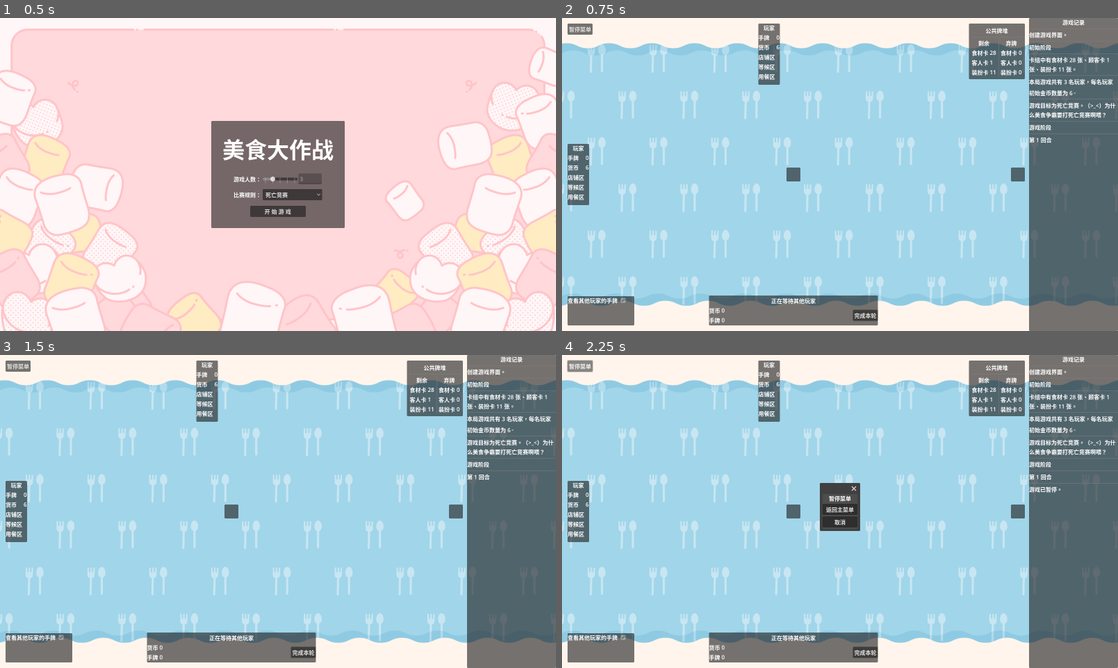
Above: before the commit, frames 1-4 (two rows, left to right).
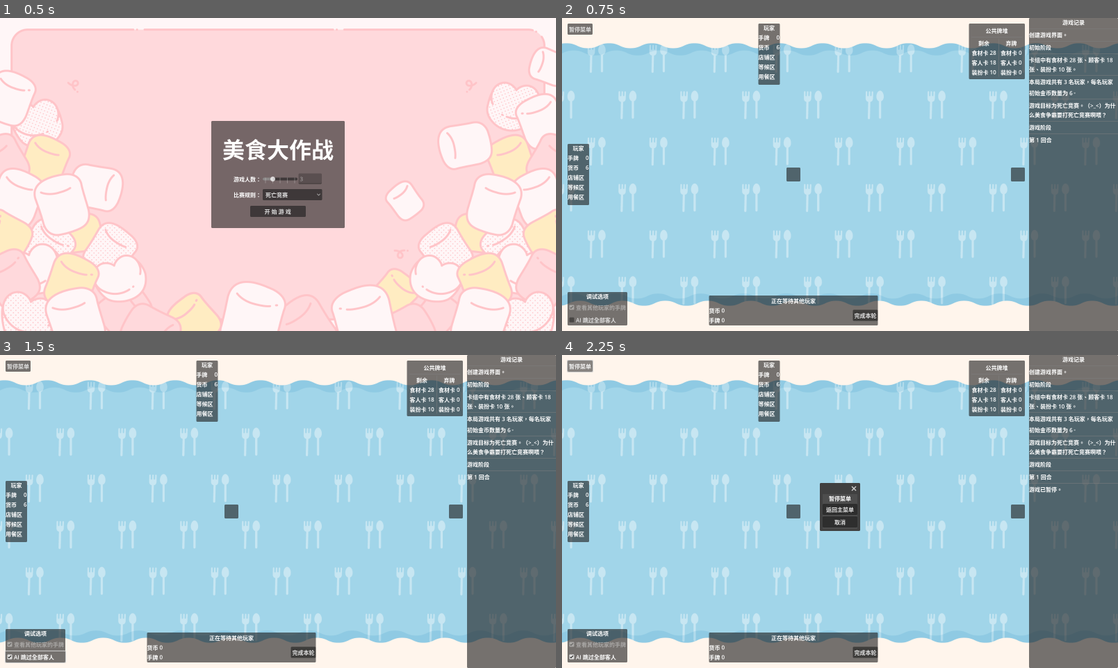
Above: after the commit, the same moments.

Repository: LautskyStudio/FoodCombat
Game: Godot game, scene res://scenes/home_screen.tscn
Same seed, same stepped clock (60 frames per second), same inputs: the game is played once before the commit and once after it.
Inputs (mouse positions are in pixels of both pictures, inside the frame that each line leads up to):
- Up to frame 1 (0.5 s): no input
- Up to frame 2 (0.75 s): click "开 始 游 戏" at 0.5 s
- Up to frame 3 (1.5 s): click (33, 655) at 1.25 s, where only the run after the commit has a clickable "AI 跳过全部客人"
- Up to frame 4 (2.25 s): click "暂停菜单" at 2 s

Frame 1 is identical in both runs. In frame 2, 0.6% of the frame differs, in the area x 1-99%, y 12-99%; in frame 3, 0.7%, in the area x 0-99%, y 12-99%; in frame 4, 0.6%.

Commit message:
制作一定数量的三种卡片

Diff:
--- a/models/card_set/card_set.gd
+++ b/models/card_set/card_set.gd
@@ -15,7 +15,7 @@
 
 	for customer in Customers.get_property_list().map(func(x): return Customers.get(x.name)):
 		if customer is Customer:
-			for i in range(randi_range(1, 3)):
+			for i in range(randi_range(6, 8)):
 				customers.append(customer.duplicate())
 
 	for decoration in Decorations.get_property_list().map(func(x): return Decorations.get(x.name)):
--- a/models/customer/customers.gd
+++ b/models/customer/customers.gd
@@ -4,6 +4,19 @@
 var 金闪闪 = Customer.new(
 	'金闪闪',
 	'掌握王之财宝的英雄王。',
-	[],
+	[Needs.金闪闪的肉拼盘],
 	[Events.五谷丰登]
 )
+
+var 上班族 = Customer.new(
+	'上班族',
+	'',
+	[Needs.米饭巨无霸, Needs.煲仔饭],
+	[]
+)
+
+var 大学生 = Customer.new(
+	'大学生',
+	'正在节食减肥的大学生',
+	[Needs.米饭, Needs.水果拼盘]
+)
--- a/models/event/events.gd
+++ b/models/event/events.gd
@@ -1,6 +1,11 @@
 @tool
 extends Node
 
+
 var 五谷丰登 := Event.new(
 	'五谷丰登',
-	'场上的每一位玩家金币+2')
+	'场上的每一位玩家金币+2',
+	func (game: PlayScreen, _player) -> void:
+		for player in game.players:
+			player.coins += 2
+)
--- a/models/need/need.gd
+++ b/models/need/need.gd
@@ -13,3 +13,8 @@
 	description = p_description
 	filter = p_filter
 	reward = p_reward
+
+
+func _set_reward(p_reward: int) -> Need:
+	reward = p_reward
+	return self
--- a/models/need/needs.gd
+++ b/models/need/needs.gd
@@ -1 +1,61 @@
 extends Node
+
+
+var 米饭 = Need.new(
+	'米饭',
+	'任意米',
+	func (materials: Array[FoodMaterial]):
+		return has_rice(materials),
+	3
+)
+
+var 米饭巨无霸 = Need.new(
+	'米饭巨无霸',
+	'任意米3份',
+	func (materials: Array[FoodMaterial]):
+		return has_rice(materials, 3),
+	3
+)
+
+var 煲仔饭 = Need.new(
+	'煲仔饭',
+	'任意米 + 任意肉类',
+	func (materials: Array[FoodMaterial]):
+		return has_rice(materials) and has_meat(materials),
+	4
+)
+
+var 金闪闪的肉拼盘 = Need.new(
+	'金闪闪的肉拼盘',
+	'猪肉 + 牛肉 + 鱼肉',
+	func (materials: Array[FoodMaterial]):
+		return has_item(materials, '猪肉') and has_item(materials, '牛肉') and has_item(materials, '鱼肉'),
+	8
+)
+
+var 水果拼盘 = Need.new(
+	'全肉拼盘',
+	'任意水果3份',
+	func (materials: Array[FoodMaterial]):
+		return has_fruit(materials, 3),
+	6
+)
+
+func has_rice(materials: Array[FoodMaterial], number := 1) -> bool:
+	return has_category_item(materials, '米', number)
+
+
+func has_meat(materials: Array[FoodMaterial], number := 1) -> bool:
+	return has_category_item(materials, '肉', number)
+
+
+func has_fruit(materials: Array[FoodMaterial], number := 1) -> bool:
+	return has_category_item(materials, '水果', number)
+
+
+func has_category_item(materials: Array[FoodMaterial], category: String, number := 1) -> bool:
+	return len(materials.filter(func (x): return x.category == category)) >= number
+
+
+func has_item(materials: Array[FoodMaterial], item: String, number := 1) -> bool:
+	return len(materials.filter(func (x): return x.title == item)) >= number
--- a/scenes/play_screen.tscn
+++ b/scenes/play_screen.tscn
@@ -255,34 +255,35 @@
 unique_name_in_owner = true
 layout_mode = 2
 
-[node name="OptionsContainer" type="Panel" parent="HUD/HSplitContainer/GameArea"]
+[node name="OptionsContainer" type="PanelContainer" parent="HUD/HSplitContainer/GameArea"]
 layout_mode = 1
 anchors_preset = 2
 anchor_top = 1.0
 anchor_bottom = 1.0
 offset_left = 16.0
-offset_top = -100.0
-offset_right = 208.0
+offset_top = -111.0
+offset_right = 188.0
 offset_bottom = -16.0
 grow_vertical = 0
 
-[node name="GridContainer" type="GridContainer" parent="HUD/HSplitContainer/GameArea/OptionsContainer"]
-layout_mode = 1
-anchors_preset = 15
-anchor_right = 1.0
-anchor_bottom = 1.0
-grow_horizontal = 2
-grow_vertical = 2
-columns = 2
-
-[node name="Label" type="Label" parent="HUD/HSplitContainer/GameArea/OptionsContainer/GridContainer"]
-layout_mode = 2
-text = "查看其他玩家的手牌"
-
-[node name="CheckBox" type="CheckBox" parent="HUD/HSplitContainer/GameArea/OptionsContainer/GridContainer"]
+[node name="VBoxContainer" type="VBoxContainer" parent="HUD/HSplitContainer/GameArea/OptionsContainer"]
+layout_mode = 2
+
+[node name="Label" type="Label" parent="HUD/HSplitContainer/GameArea/OptionsContainer/VBoxContainer"]
+layout_mode = 2
+text = "调试选项"
+horizontal_alignment = 1
+vertical_alignment = 1
+
+[node name="CheckBox" type="CheckBox" parent="HUD/HSplitContainer/GameArea/OptionsContainer/VBoxContainer"]
 layout_mode = 2
 disabled = true
 button_pressed = true
+text = "查看其他玩家的手牌"
+
+[node name="CheckBox2" type="CheckBox" parent="HUD/HSplitContainer/GameArea/OptionsContainer/VBoxContainer"]
+layout_mode = 2
+text = "AI 跳过全部客人"
 
 [node name="PauseMenu" parent="HUD/HSplitContainer/GameArea" instance=ExtResource("9_exsm3")]
 unique_name_in_owner = true
